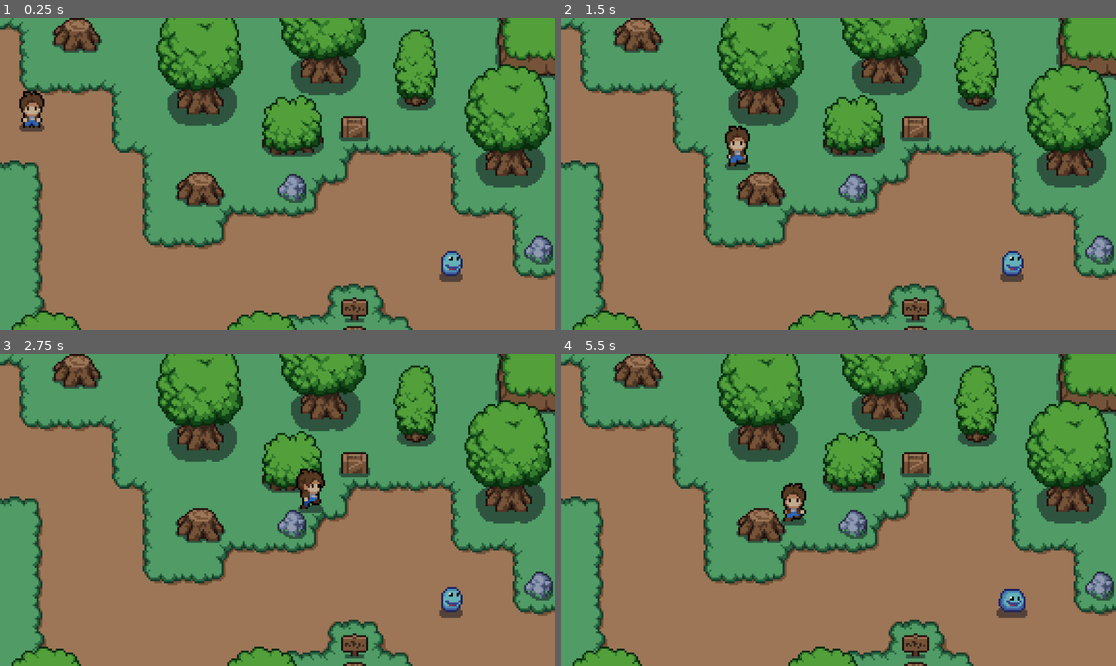
Above: before the commit, frames 1-4 (two rows, left to right).
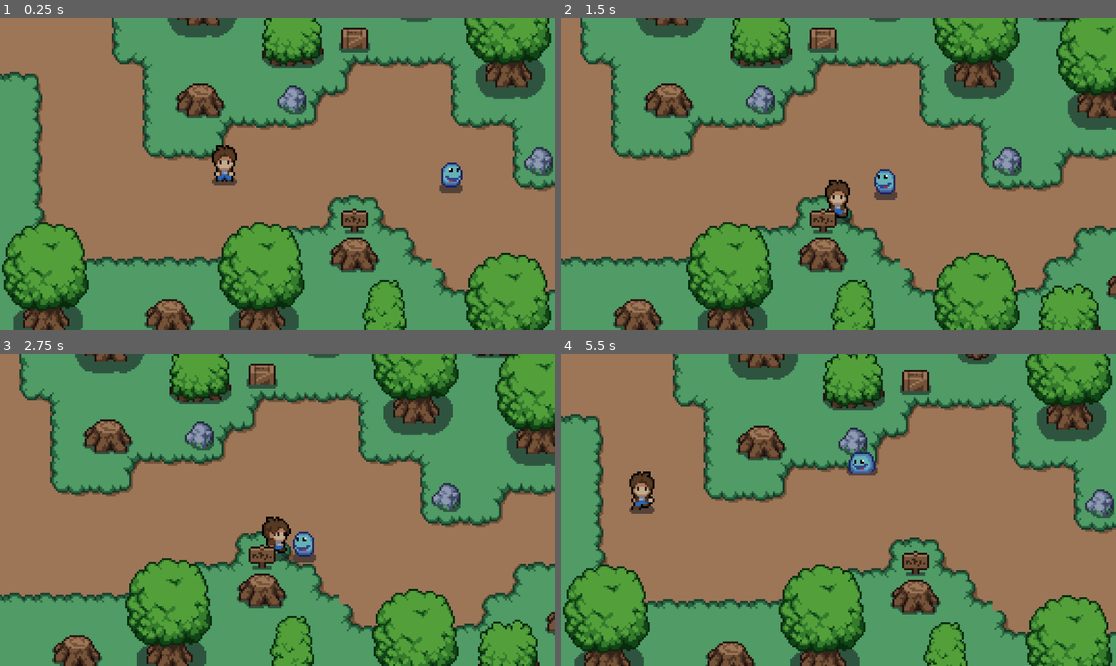
Above: after the commit, the same moments.

Repository: code1iners/free-rpg
Game: Godot game, scene res://scenes/world.tscn
Two runs of this game, one before a commit and one after it. Both use one fixed random seed, a clock stepped at 60 frames per second and the inputs below. The project has no main scene, so this scene is started directly.
Inputs:
- Up to frame 1 (0.25 s): no input
- Up to frame 2 (1.5 s): hold Right (ui_right) 0.53-1.28 s; tap E (attack) at 0.6, 1.35 s; hold Down (ui_down) from 1.28 s (still down)
- Up to frame 3 (2.75 s): release Down (ui_down) at 2.03 s; hold Right (ui_right) from 2.03 s (still down); tap E (attack) at 2.1 s
- Up to frame 4 (5.5 s): release Right (ui_right) at 2.78 s; hold Up (ui_up) 2.78-3.53 s; tap E (attack) every 0.75 s from 2.85 to 5.1 s; hold Left (ui_left) 3.53-5.03 s; hold Down (ui_down) from 5.03 s (still down)

The runs differ from the first frame. In frame 1, 72% of the frame differs, in the area x 0-100%, y 0-100%; in frame 2, 66%; in frame 3, 66%; in frame 4, 70%.

Commit message:
Implemented player camera

Diff:
--- a/project.godot
+++ b/project.godot
@@ -18,10 +18,6 @@
 
 global="*res://scripts/global.gd"
 
-[display]
-
-window/stretch/scale=4.0
-
 [input]
 
 attack={
--- a/scenes/player.tscn
+++ b/scenes/player.tscn
@@ -449,6 +449,15 @@
 
 [node name="deal_attack_timer" type="Timer" parent="."]
 wait_time = 0.5
+
+[node name="Camera2D" type="Camera2D" parent="."]
+zoom = Vector2(4, 4)
+limit_left = 0
+limit_top = 0
+limit_right = 400
+limit_bottom = 208
+limit_smoothed = true
+rotation_smoothing_enabled = true
 
 [connection signal="body_entered" from="player_hitbox" to="." method="_on_player_hitbox_body_entered"]
 [connection signal="body_exited" from="player_hitbox" to="." method="_on_player_hitbox_body_exited"]
--- a/scenes/world.tscn
+++ b/scenes/world.tscn
@@ -163,7 +163,7 @@
 layer_2/tile_data = PackedInt32Array(2, 655362, 7, 327686, 655362, 7, 655371, 655362, 7, 786437, 655362, 7, 720917, 655 …(336 unchanged characters)…
 
 [node name="player" parent="." instance=ExtResource("4_0gho0")]
-position = Vector2(17, 57)
+position = Vector2(117, 131)
 
 [node name="enemy" parent="." instance=ExtResource("5_q65gk")]
 position = Vector2(234, 129)
